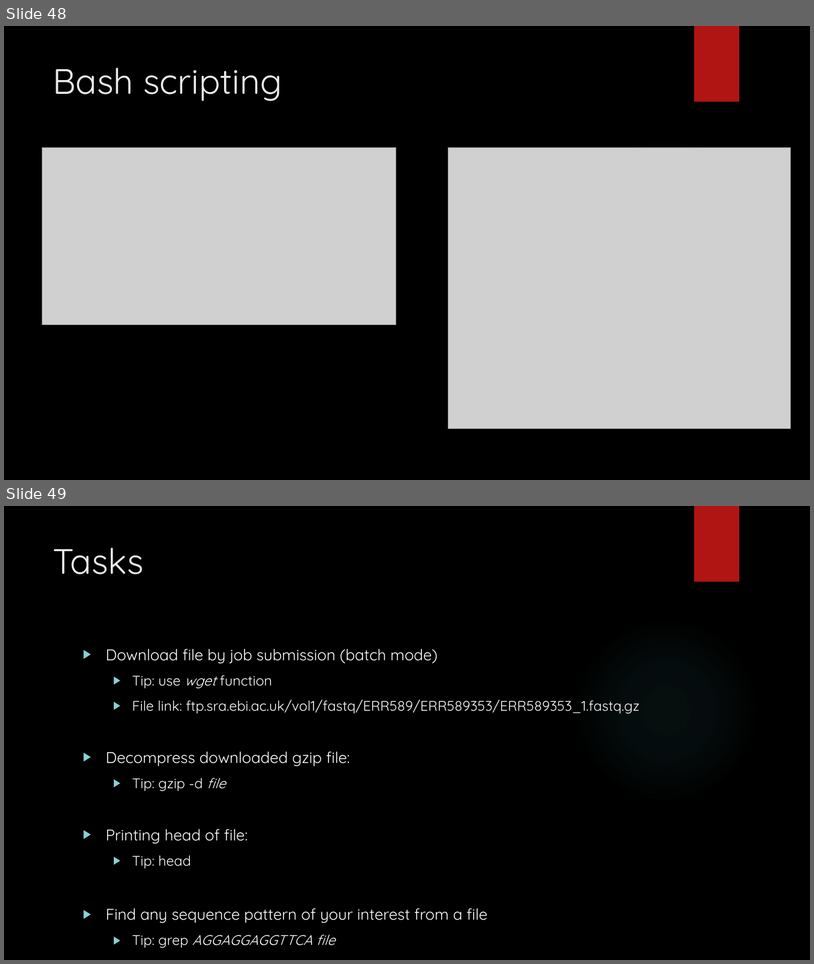
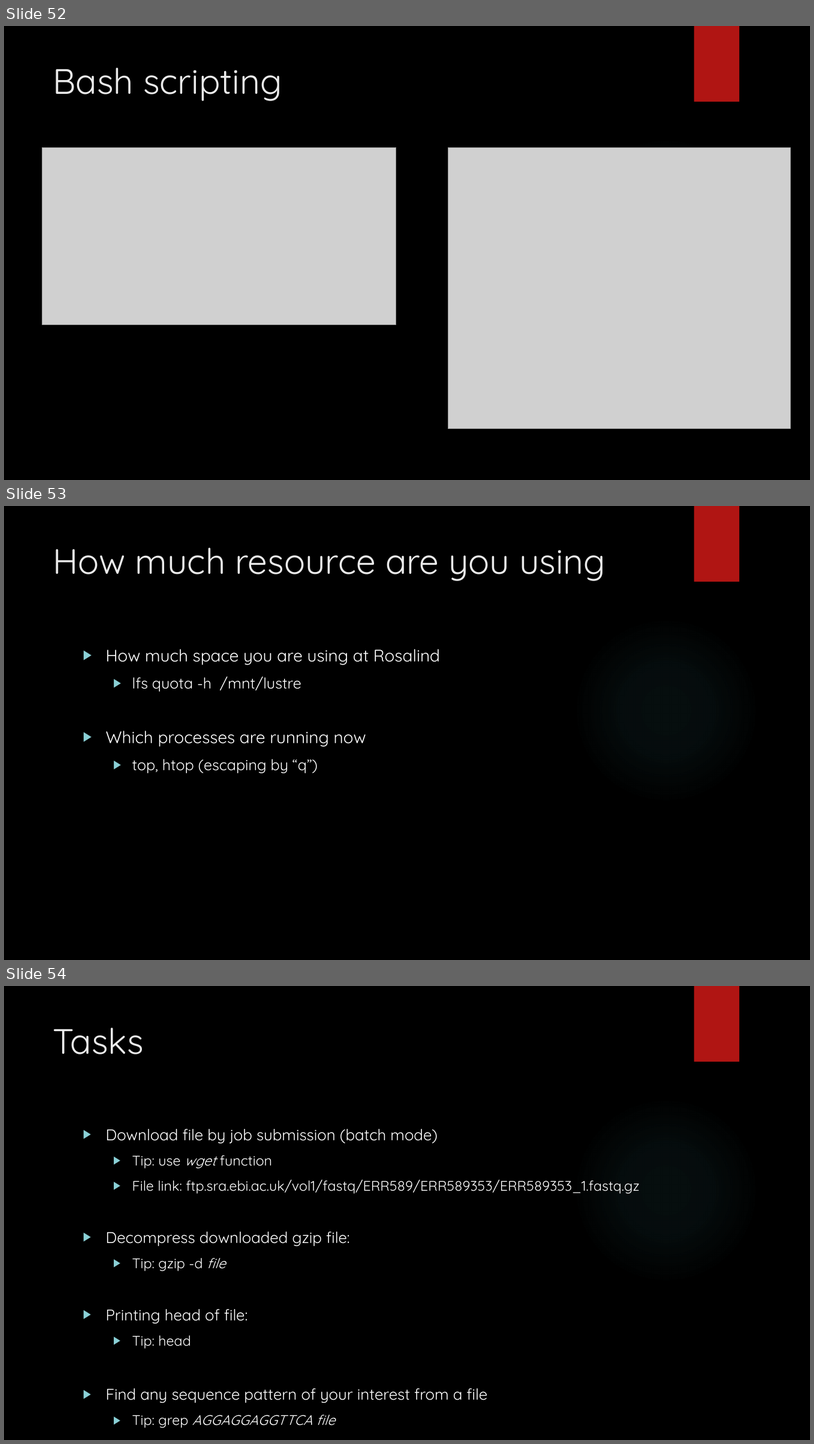
Before and after one commit to muharif/MicrobiomeKCL2020, a slide deck: IntroToLinux.pptx. Shown one above the other, each under a label of ours: slides 48 and 49 before the commit, slides 52, 53 and 54 after it. The pictures are 814x964 and 814x1444 pixels, drawn with LibreOffice and Linux fonts; fonts in the diff are those of the drawing; grey boxes stand for pictures; background and template pictures are left out. Boxes give left, top, right and bottom in pixels: in the first picture for what was removed or moved away, otherwise in the second. Text is boxed around its words. In the diff, an @@ line names an element or a change of style, - is before the commit and + after.

```diff
--- a/IntroToLinux.pptx
+++ b/IntroToLinux.pptx
@@ slide 53 added at (x1=4, y1=506, x2=810, y2=960), background picture (left out); not listed: 2 template elements that a slide beside it also shows @@
@@ title added at (x1=53, y1=547, x2=606, y2=581), 42 pt, text #EBEBEB @@
+How much resource are you using
@@ text added at (x1=106, y1=649, x2=440, y2=773), 20 pt, text #FFFFFF @@
+▶ How much space you are using at Rosalind
+  ▶ lfs quota -h /mnt/lustre
+▶ Which processes are running now
+  ▶ top, htop (escaping by “q”)
@@ what was slide 48 is now slide 52 @@
@@ what was slide 49 is now slide 54 @@
```
Also in this commit, not shown: 1 slide changed, 4 other slides added.
